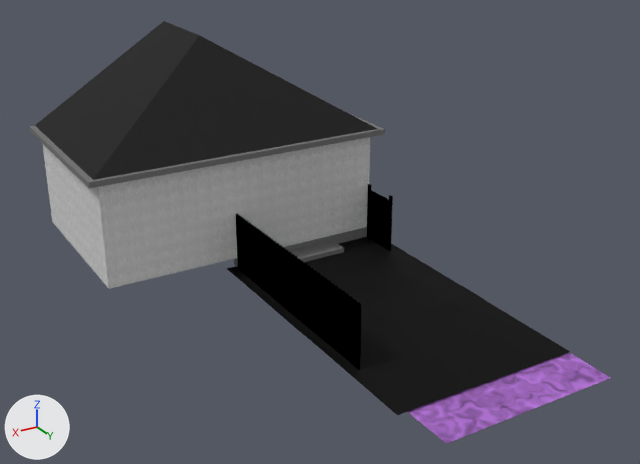
Renders of the Blender file Assets/World/Level3/Raw/Level3.blend from each side of a commit.
Both versions are drawn from a camera (50 mm lens) standing at (257.0, 521.0, 274.0) and looking at (-16.0, 66.0, 46.0). Every picture has the same lights, and +X, +Y and +Z are marked at lower left.

In view in the first picture: 'Cube', 'Cube.001', 'Fence', 'Fence.001', 'Fence.002', 'Fence.003', 'Fence.004', 'Fence.005', 'Plane', 'Water'.
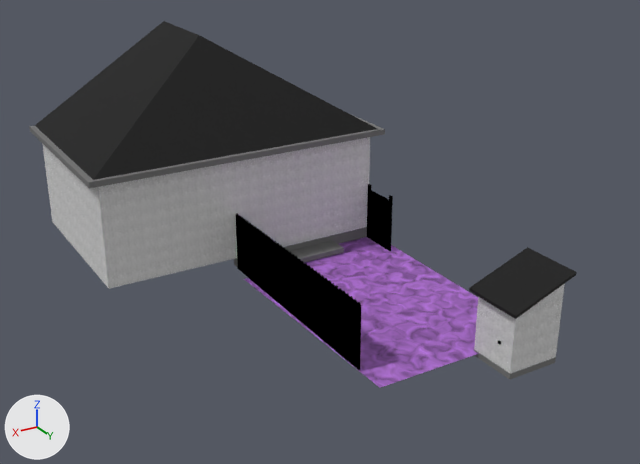
Changed parts and their boxes [x1, y1, x2, y2] in the pictures (640 x 464 px):
'Plane', hidden (black): before [227, 237, 570, 415]
'Water', mesh rescaled: before [408, 352, 611, 444]; after [244, 245, 478, 388]
'Plane.001', added: after [474, 284, 565, 380]
    faces in mat_whitebrick: [474, 284, 565, 374]
    faces in mat_concrete: [474, 350, 556, 380]
'Plane.002', added: after [469, 247, 576, 319]
'Plane.003', added: after [483, 307, 505, 367]
    faces in mat_whitebrick: [483, 307, 505, 367]

The change, as a list of edits to the scene's bpy script:
```text
Change me_plane_009:
    where me_plane_009.from_pydata(...)  # 6 vertices, 2 faces; spans x -112.0..12.0, y 20.0..244.0, z 0.0
    used by ob_water; location = (0.0, -12.0, -5.0)
    me_plane_009 part 1: the whole mesh is scaled about its middle by (1, 0.733, 1), then moved by (0.0, -30.0, 0.0)
Add me_plane_005:
    me_plane_005.from_pydata(...)  # 52 vertices, 43 faces; spans x -2.5..1.5, y 0.0..16.0, z 0.0..33.0
    # faces by material slot: [7, 36]
    me_plane_005.materials.append(mat_whitebrick)
    me_plane_005.materials.append(mat_wood)  # its picture is missing
Add me_plane_004:
    me_plane_004.from_pydata(...)  # 8 vertices, 6 faces; spans x -26.0..18.0, y -18.0..22.0, z 39.0..57.0
    me_plane_004.materials.append(mat_shingles)
Add me_plane_002:
    me_plane_002.from_pydata(...)  # 64 vertices, 49 faces; spans x -22.0..14.0, y -14.0..18.0, z -4.0..55.0
    # faces by material slot: [38, 11]
    me_plane_002.materials.append(mat_whitebrick)
    me_plane_002.materials.append(mat_concrete)
Change ob_plane:
    add ob_plane.hide_set(True)
Add ob_plane_003:
    ob_plane_003 = bpy.data.objects.new('Plane.003', me_plane_005)
    ob_plane_003.location = (-64.0, 176.0, -4.0)
Add ob_plane_002:
    ob_plane_002 = bpy.data.objects.new('Plane.002', me_plane_004)
    ob_plane_002.location = (-78.0, 182.0, -4.0)
Add ob_plane_001:
    ob_plane_001 = bpy.data.objects.new('Plane.001', me_plane_002)
    ob_plane_001.location = (-78.0, 182.0, -4.0)
```
